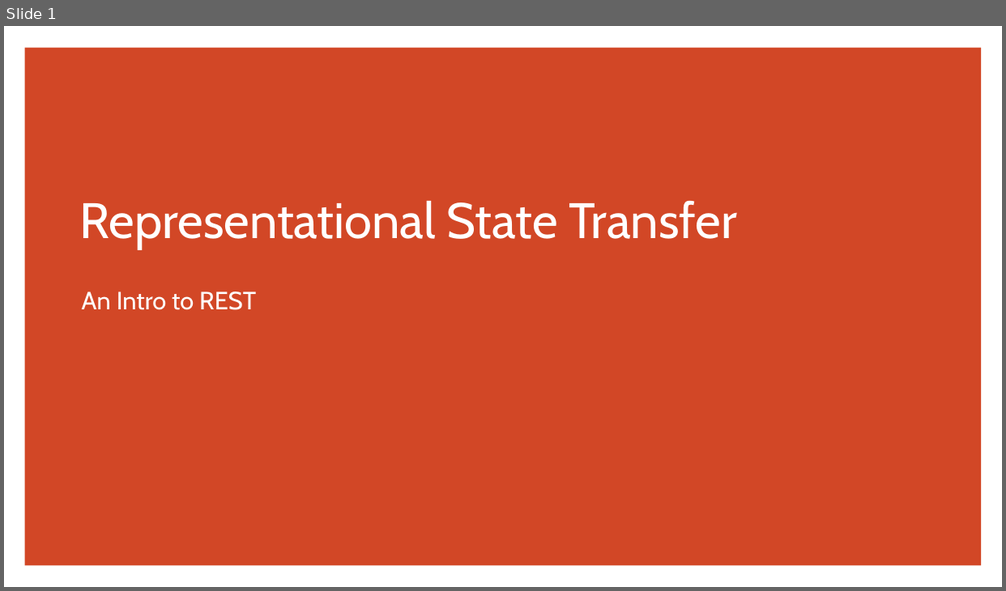
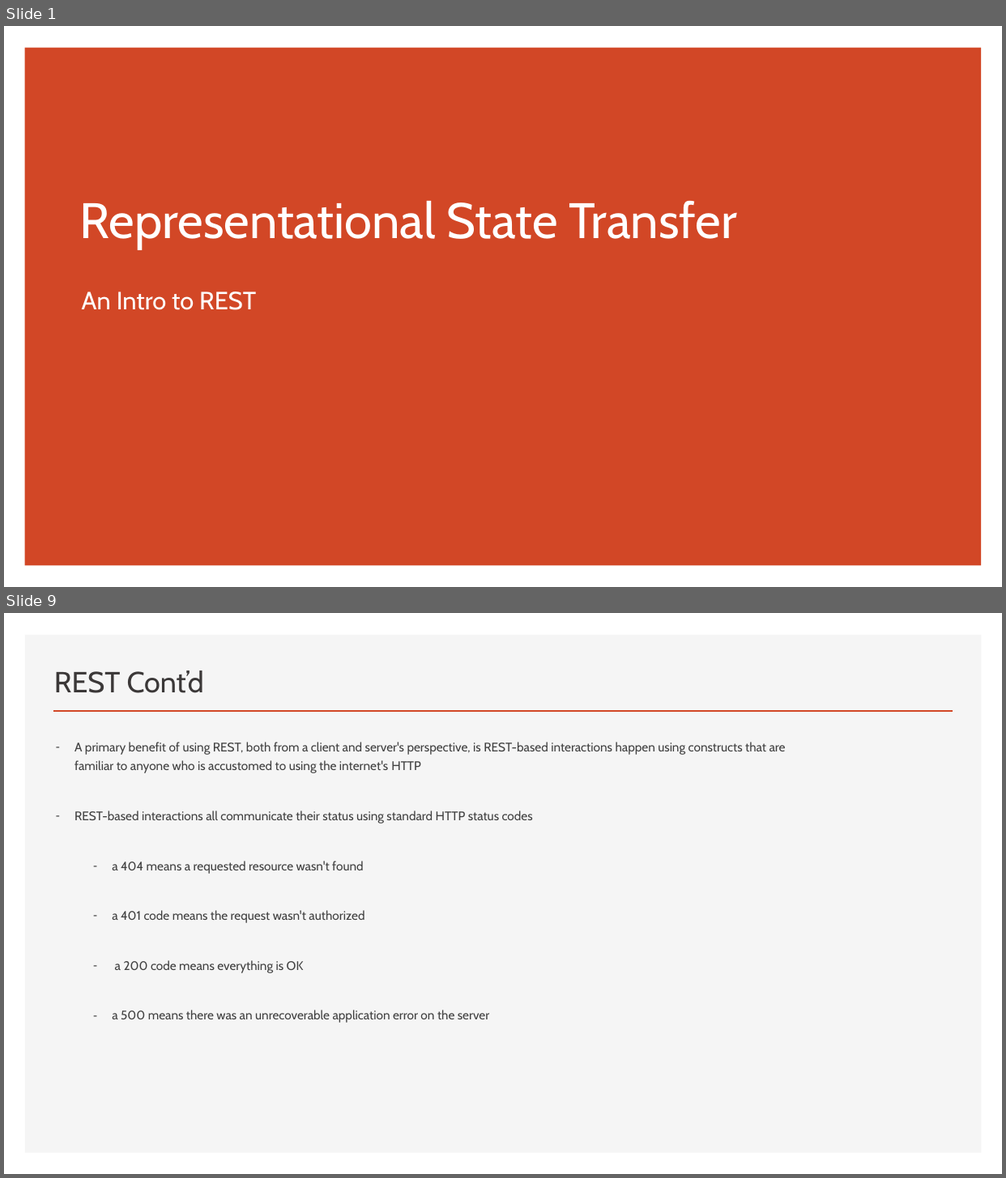
Before and after one commit to erniephillips/erniephillips.github.io, a slide deck: restful-api-presentations/phillips-presentation-week-1.pptx. Shown one above the other, each under a label of ours: slide 1 before the commit, slides 1 and 9 after it; the slides between them are not shown. The pictures are 1006x591 and 1006x1178 pixels, drawn with LibreOffice and Linux fonts; fonts in the diff are those of the drawing. Boxes give left, top, right and bottom in pixels: in the first picture for what was removed or moved away, otherwise in the second. Text is boxed around its words. In the diff, an @@ line names an element or a change of style, - is before the commit and + after.

```diff
--- a/restful-api-presentations/phillips-presentation-week-1.pptx
+++ b/restful-api-presentations/phillips-presentation-week-1.pptx
@@ slide 9 added at [4,613,1002,1174], background #FFFFFF @@
@@ rectangle added at [25,635,982,1153], fill #F5F5F5 @@
@@ title added at [54,671,204,693], 28 pt, text #3B3838 @@
+REST Cont’d
@@ line added from (53, 711) to (953, 711), #D24726 2 pt @@
@@ text added at [74,742,786,1023], 12 pt, text #404040 @@
+– A primary benefit of using REST, both from a client and server's perspective, is REST-based interactions happen using constructs that are familiar to anyone who is accustomed to using the internet's HTTP
+– REST-based interactions all communicate their status using standard HTTP status codes
+  – a 404 means a requested resource wasn't found
+  – a 401 code means the request wasn't authorized
+  – a 200 code means everything is OK
+  – a 500 means there was an unrecoverable application error on the server
```
Also in this commit, not shown: 3 slides changed, 5 other slides added.
